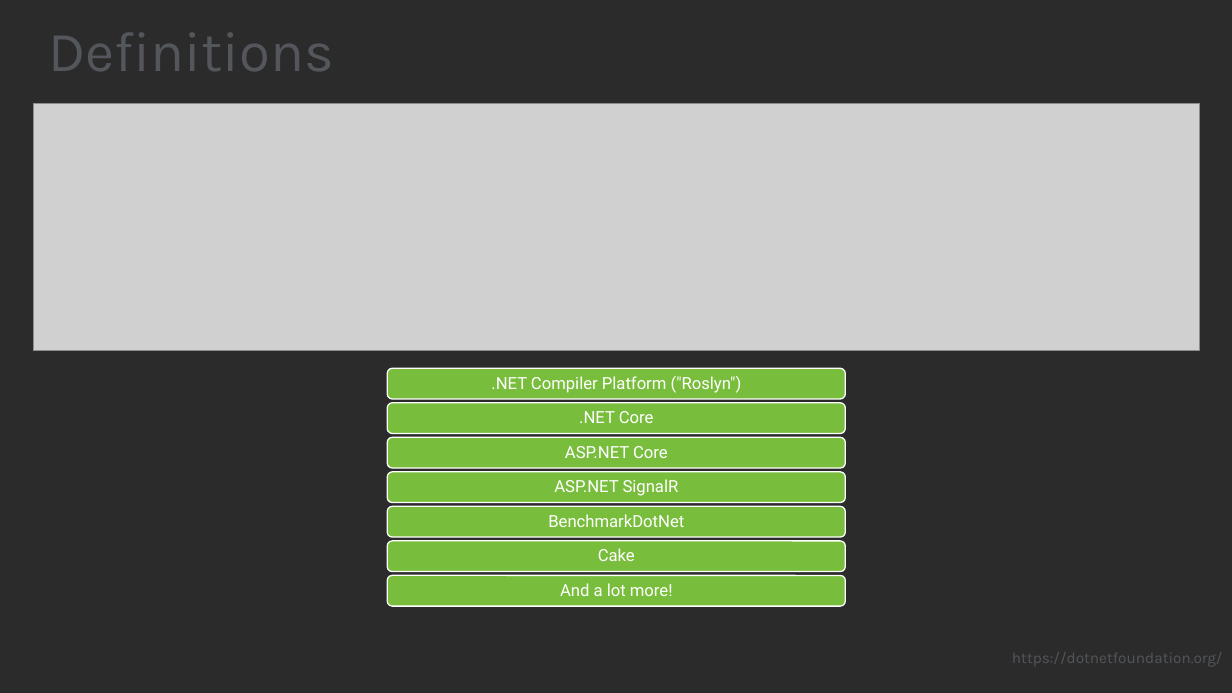
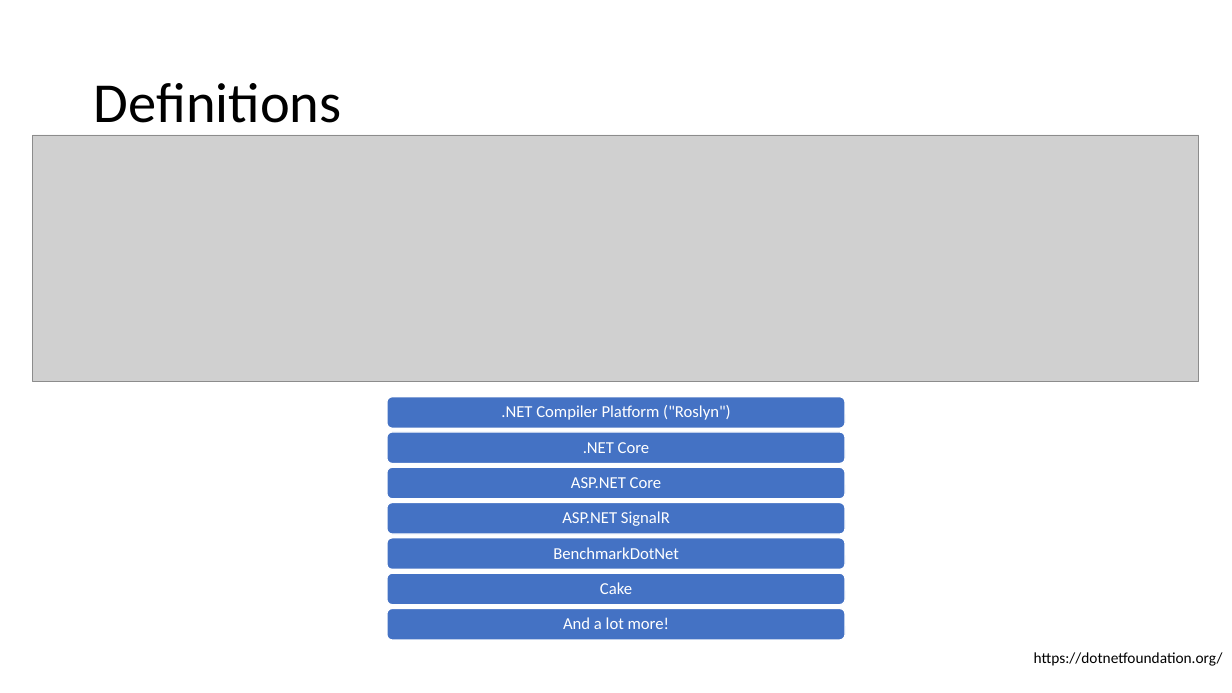
Before and after one commit to JasonBock/Presentations, a slide deck: slide 11 of Getting Git.pptx (slide 12 before the commit). Drawn at 1232x693 pixels with LibreOffice and Linux fonts; fonts in the diff are those of the drawing; grey boxes stand for pictures; background and template pictures are left out; a plain dark background stands for a picture behind light text. Boxes give left, top, right and bottom in pixels: in the first picture for what was removed or moved away, otherwise in the second. Text is boxed around its words. In the diff, an @@ line names an element or a change of style, - is before the commit and + after.

```diff
--- a/Getting Git.pptx
+++ b/Getting Git.pptx
@@ background picture (left out) to #FFFFFF @@
@@ title "Definitions": place and size @@
-title "Definitions" at (48, 33, 334, 71)
+title "Definitions" at (94, 83, 342, 123)
@@ title "Definitions" at (94, 83, 342, 123): font Karla to Calibri, text colour #53565A to #000000 @@
@@ rounded rectangle removed at (387, 369, 846, 399) @@
@@ fill #78BE3C to #4472C4 in 6 elements at (387, 538, 846, 569), (387, 573, 846, 604), (387, 503, 846, 534), (387, 433, 846, 464), (387, 468, 846, 499), (387, 396, 846, 428) @@
@@ 3 rounded rectangles: place and size @@
-3 rounded rectangles at (387, 403, 846, 503)
+3 rounded rectangles at (387, 396, 846, 499)
@@ 6 texts, 1 picture: place and size @@
-6 texts, 1 picture at (33, 104, 1200, 561)
+6 texts, 1 picture at (33, 135, 1200, 594)
@@ rounded rectangle added at (387, 609, 846, 640), fill #4472C4, outline #FFFFFF 1 pt @@
@@ font Roboto to Calibri in 7 elements at (501, 405, 731, 420), (583, 442, 650, 453), (571, 477, 662, 488), (553, 547, 679, 559), (562, 511, 670, 526), (600, 582, 632, 594), (563, 617, 669, 629) @@
@@ text "And a lot more!": place and size @@
-text "And a lot more!" at (560, 583, 673, 596)
+text "And a lot more!" at (563, 617, 669, 629)
@@ text "https://dotnetfoundation.org/" at (1034, 652, 1223, 666): font Karla to Calibri, text colour #53565A to #000000 @@
@@ text "https://dotnetfoundation.org/": place and size @@
-text "https://dotnetfoundation.org/" at (1012, 652, 1223, 665)
+text "https://dotnetfoundation.org/" at (1034, 652, 1223, 666)
```
Also in this commit, not shown: 20 other slides changed, 1 slide removed.
